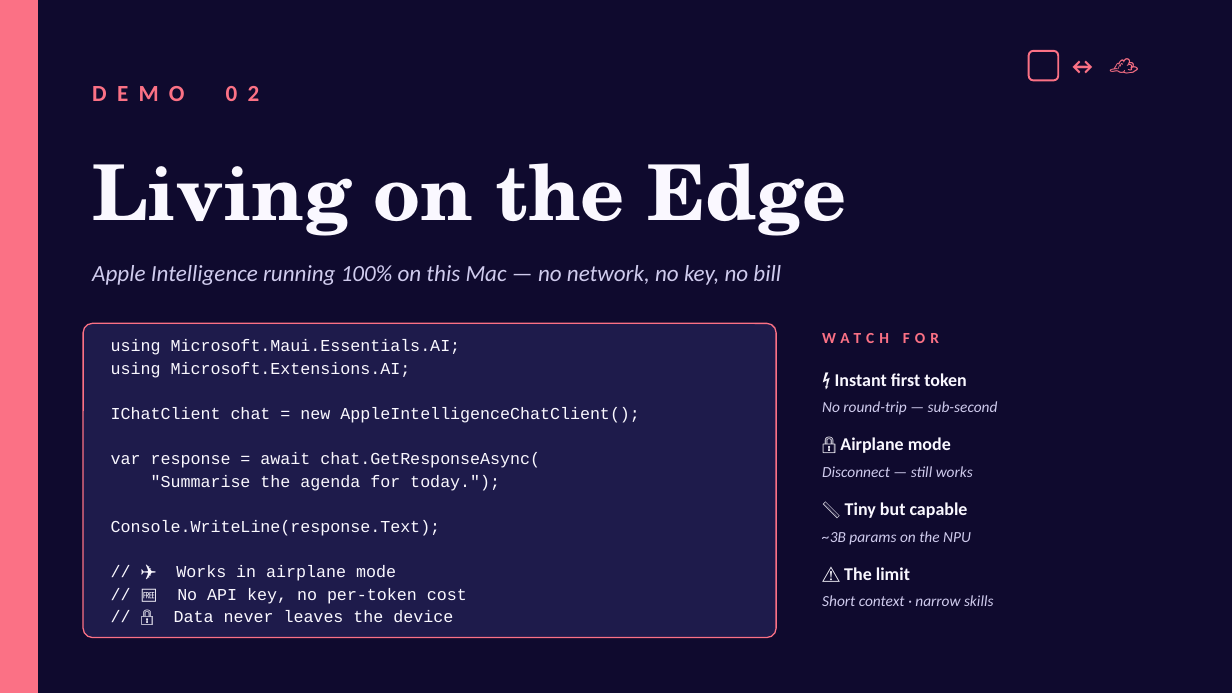
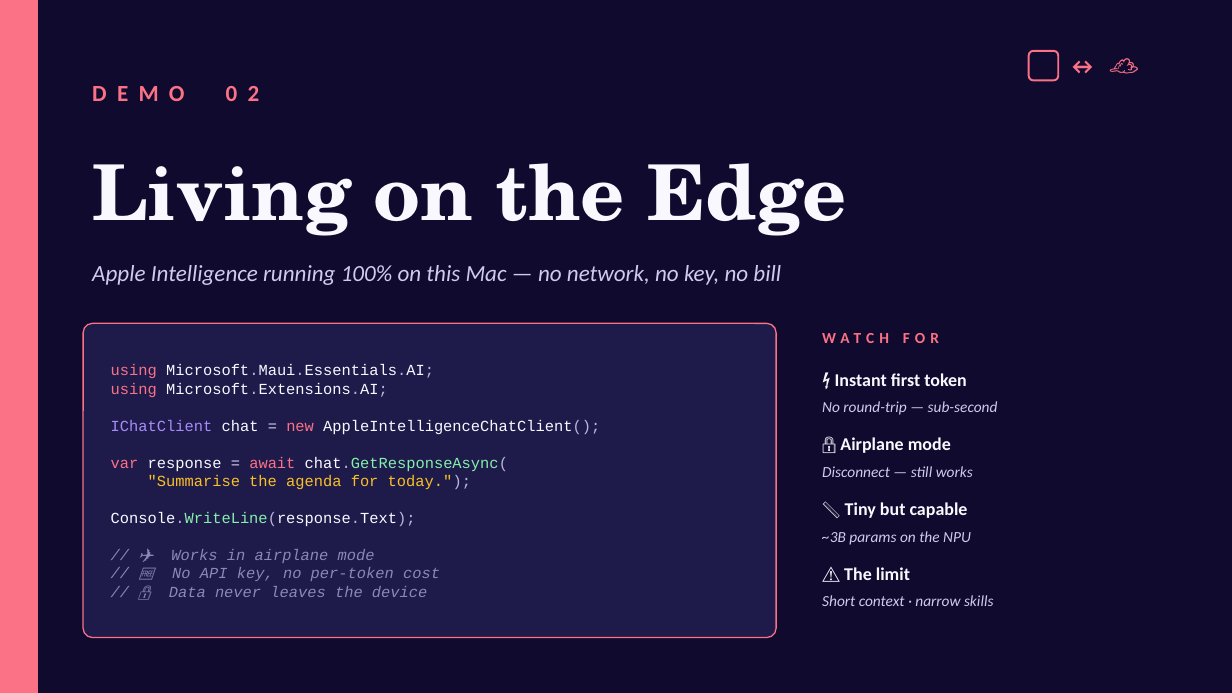
Before and after one commit to mattleibow/cptmsdug-local-cloud-agent-framework, a slide deck: slide 7 of slides/Unifying-Local-Cloud-AI.pptx. Drawn at 1232x693 pixels with LibreOffice and Linux fonts; fonts in the diff are those of the drawing. Boxes give left, top, right and bottom in pixels: in the first picture for what was removed or moved away, otherwise in the second. Text is boxed around its words. In the diff, an @@ line names an element or a change of style, - is before the commit and + after.

```diff
--- a/slides/Unifying-Local-Cloud-AI.pptx
+++ b/slides/Unifying-Local-Cloud-AI.pptx
@@ text "using Microsoft.Maui.Essentials.AI;" at <box>111,364,600,597</box>: size 13 to 12 pt; text colour #FAF8FF to #FB7185 in "using", "using", "new", "var await"; text colour #FAF8FF to #B8B5D9 in "Microsoft.Maui.Essentials.AI;", "Microsoft.Extensions.AI;", "AppleIntelligenceChatClient();", "chat.GetResponseAsync(" and 2 more places; text colour #FAF8FF to #A78BFA in "IChatClient"; text colour #FAF8FF to #CFCBED in "=", "="; text colour #FAF8FF to #86EFAC in "chat.GetResponseAsync(", "Console.WriteLine(response.Text);"; text colour #FAF8FF to #FBBF24 in ""Summarise the agenda for today.");"; text colour #FAF8FF to #8B88B5, italic on in "// ✈️ Works in airplane mode", "// 🆓 No API key, no per-token ...", "// 🔒 Data never leaves the device"; less space between paragraphs @@
```
Also in this commit, not shown: 10 other slides changed, 1 slide added, 3 other files.
